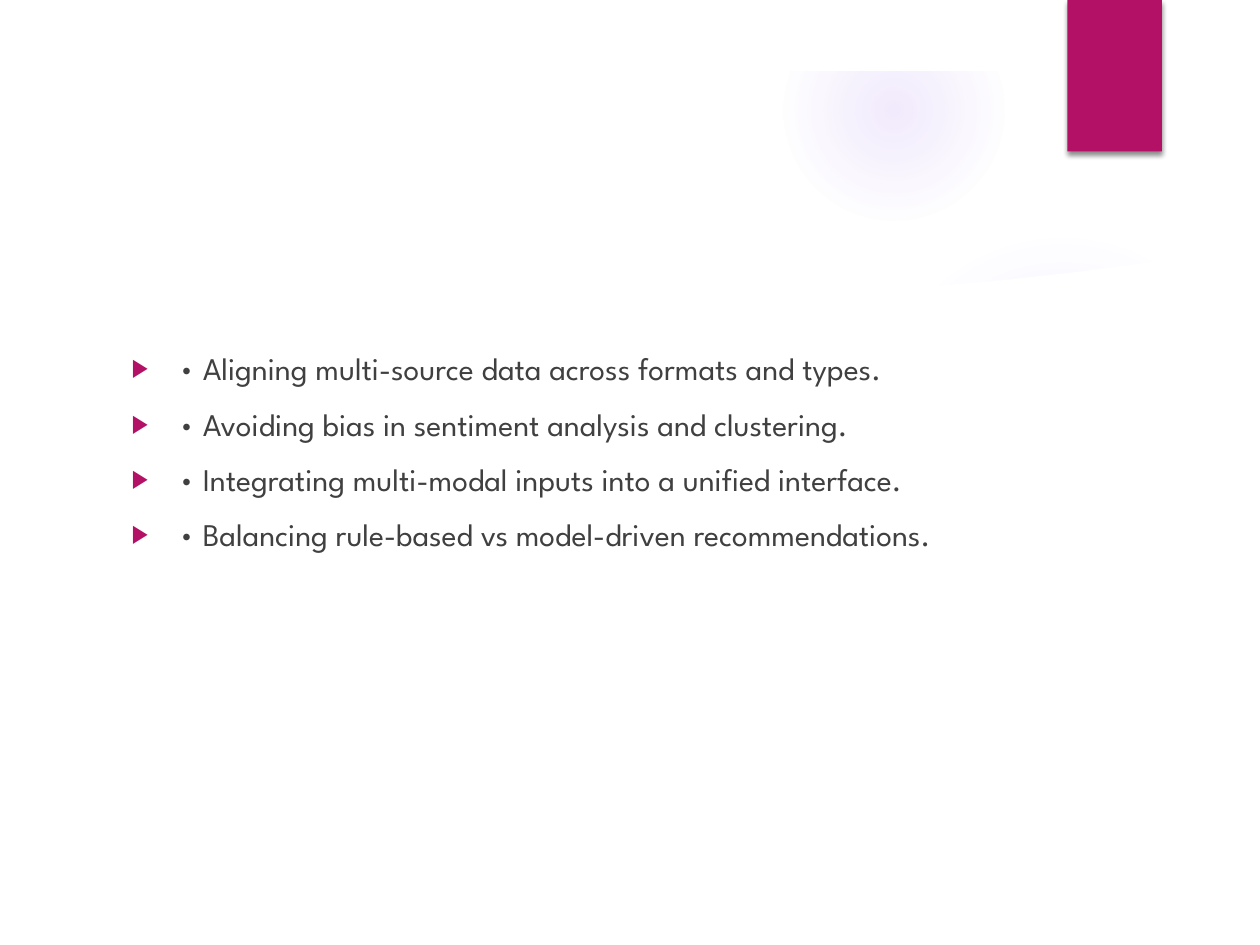
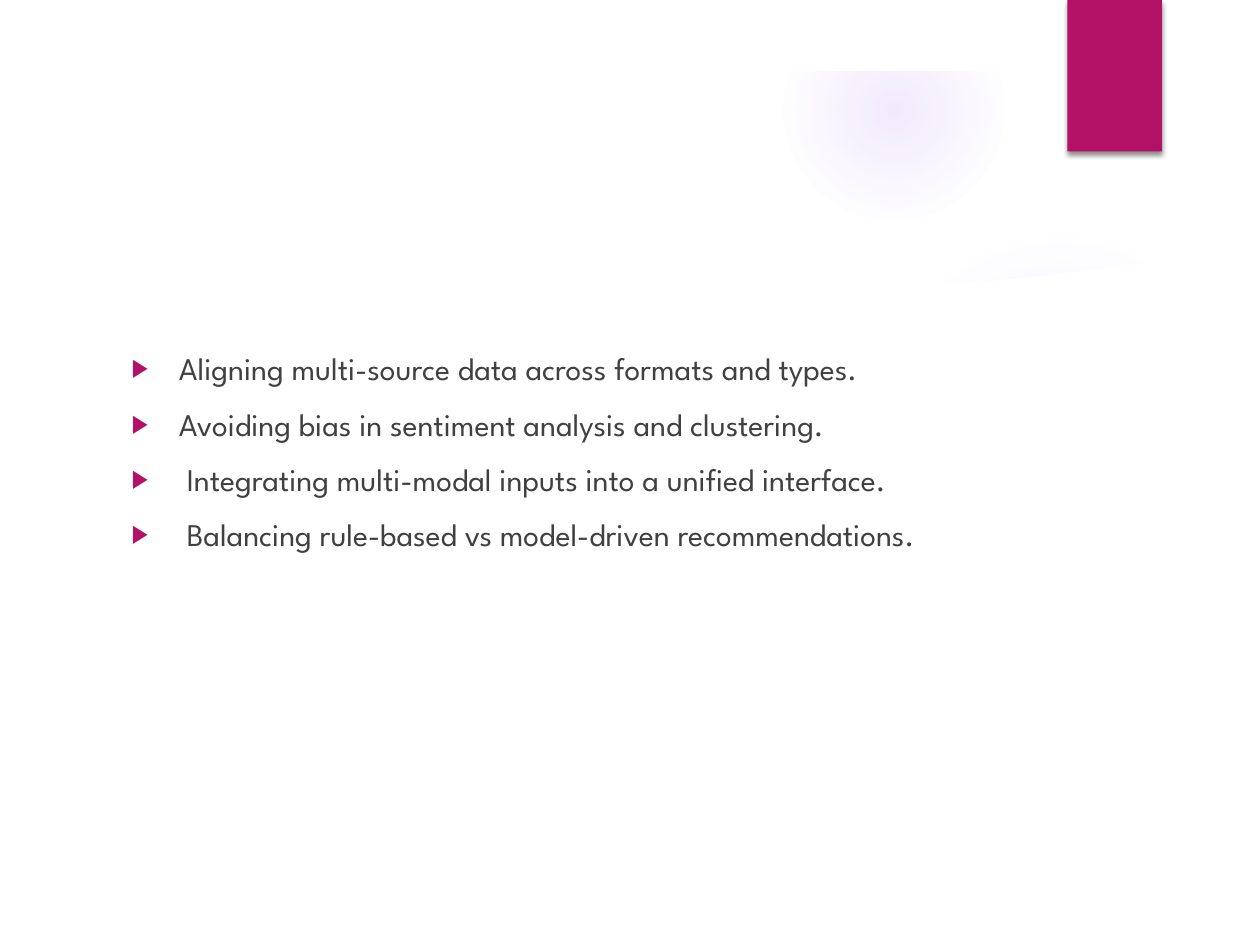
Before and after one commit to ewfx/aidhp-atificial-ai-agents, a slide deck: slide 7 of artifacts/arch/AI_Hyperpersonalization_Presentation_AtificalAIAgents.pptx. Drawn at 1260x945 pixels with LibreOffice and Linux fonts; fonts in the diff are those of the drawing; background and template pictures are left out. Boxes give left, top, right and bottom in pixels: in the first picture for what was removed or moved away, otherwise in the second. Text is boxed around its words. In the diff, an @@ line names an element or a change of style, - is before the commit and + after.

```diff
--- a/artifacts/arch/AI_Hyperpersonalization_Presentation_AtificalAIAgents.pptx
+++ b/artifacts/arch/AI_Hyperpersonalization_Presentation_AtificalAIAgents.pptx
@@ text at (x1=179, y1=358, x2=915, y2=553): text changed @@
-▶ • Aligning multi-source data across formats and types.
-▶ • Avoiding bias in sentiment analysis and clustering.
-▶ • Integrating multi-modal inputs into a unified interface.
-▶ • Balancing rule-based vs model-driven recommendations.
+▶ Aligning multi-source data across formats and types.
+▶ Avoiding bias in sentiment analysis and clustering.
+▶ Integrating multi-modal inputs into a unified interface.
+▶ Balancing rule-based vs model-driven recommendations.
```
Also in this commit, not shown: 9 other slides changed, 1 other file.
